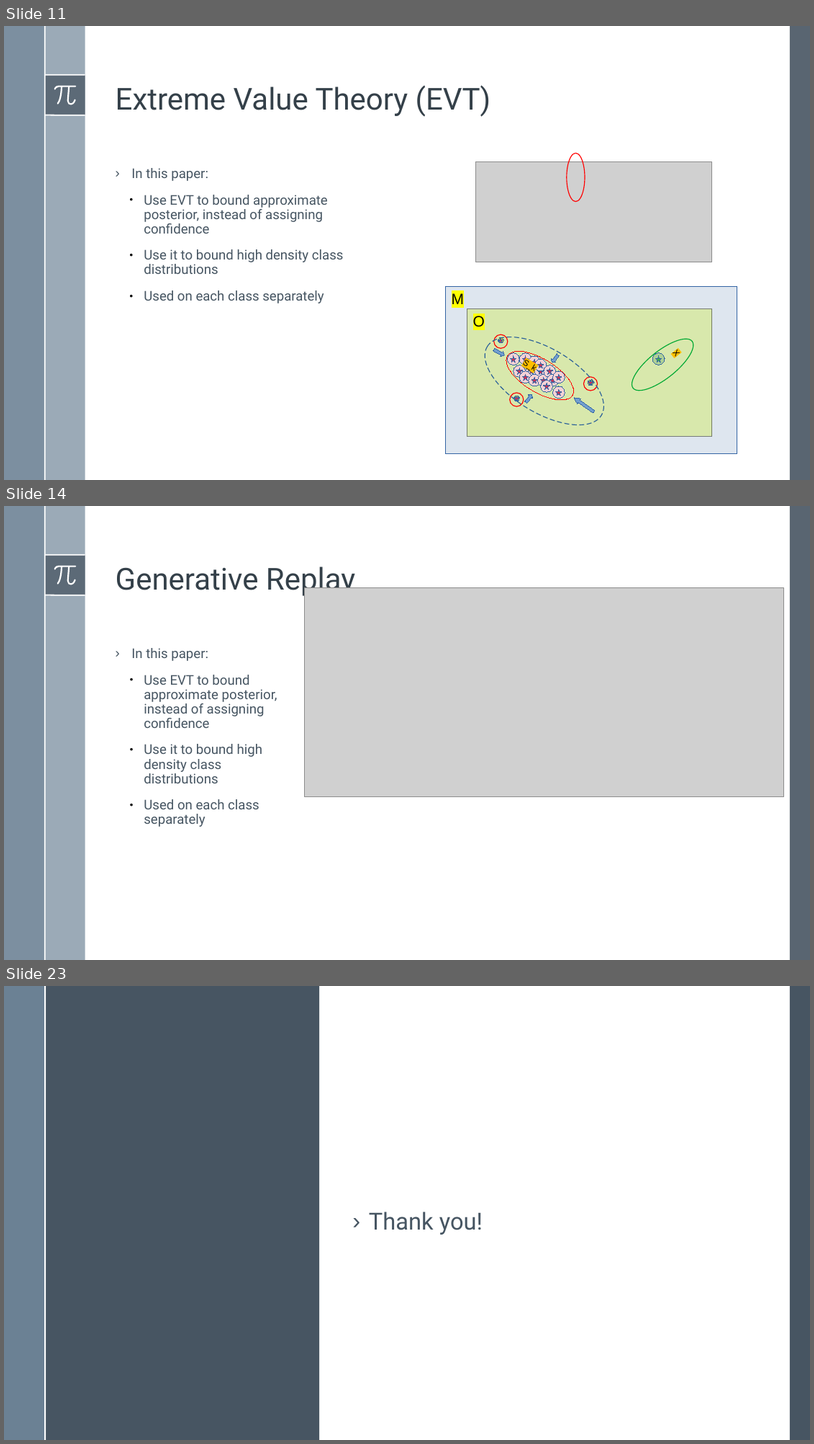
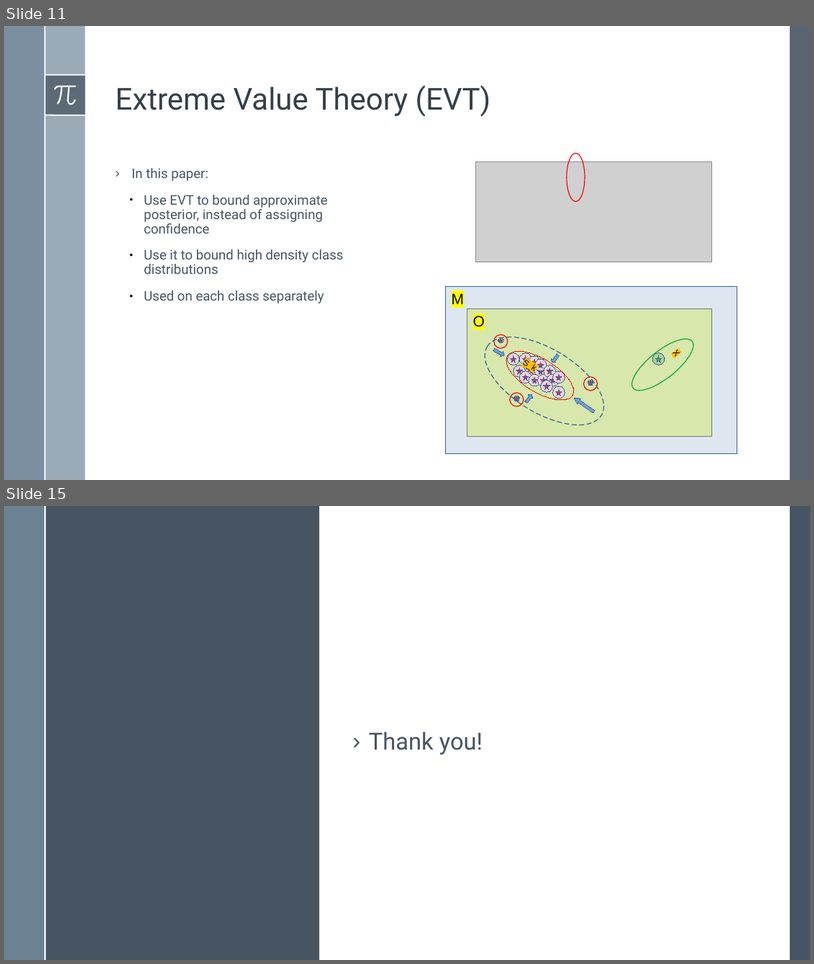
Before and after one commit to BardiaMojra/presentations, a slide deck: unified_probabilistic_deep_continual_learning_through_generative_replay_and_open_set_recognition/presentation.odp. Shown one above the other, each under a label of ours: slides 11, 14 and 23 before the commit, slides 11 and 15 after it; the slides between them are not shown. The pictures are 814x1444 and 814x964 pixels, drawn with LibreOffice and Linux fonts; fonts in the diff are those of the drawing; grey boxes stand for pictures. Boxes give left, top, right and bottom in pixels: in the first picture for what was removed or moved away, otherwise in the second. Text is boxed around its words. In the diff, an @@ line names an element or a change of style, - is before the commit and + after.

```diff
--- a/unified_probabilistic_deep_continual_learning_through_generative_replay_and_open_set_recognition/presentation.odp
+++ b/unified_probabilistic_deep_continual_learning_through_generative_replay_and_open_set_recognition/presentation.odp
@@ slide 14 removed at box(4, 506, 810, 960), background #FFFFFF; not listed: 8 template elements that a slide beside it also shows @@
@@ text removed at box(116, 566, 355, 597) @@
-Generative Replay
@@ picture removed at box(305, 587, 784, 796) @@
@@ text removed at box(131, 648, 278, 826) @@
-› In this paper:
-  ● Use EVT to bound approximate posterior, instead of assigning confidence
-  ● Use it to bound high density class distributions
-  ● Used on each class separately
@@ what was slide 23 is now slide 15 @@
```
Also in this commit, not shown: 3 slides changed, 3 slides added, 10 other slides removed, 1 other file.
